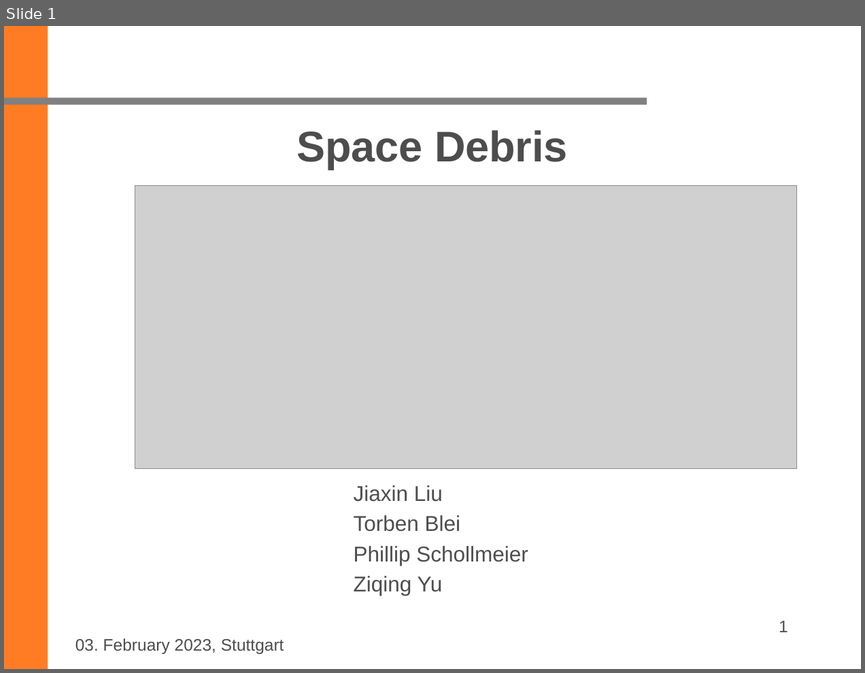
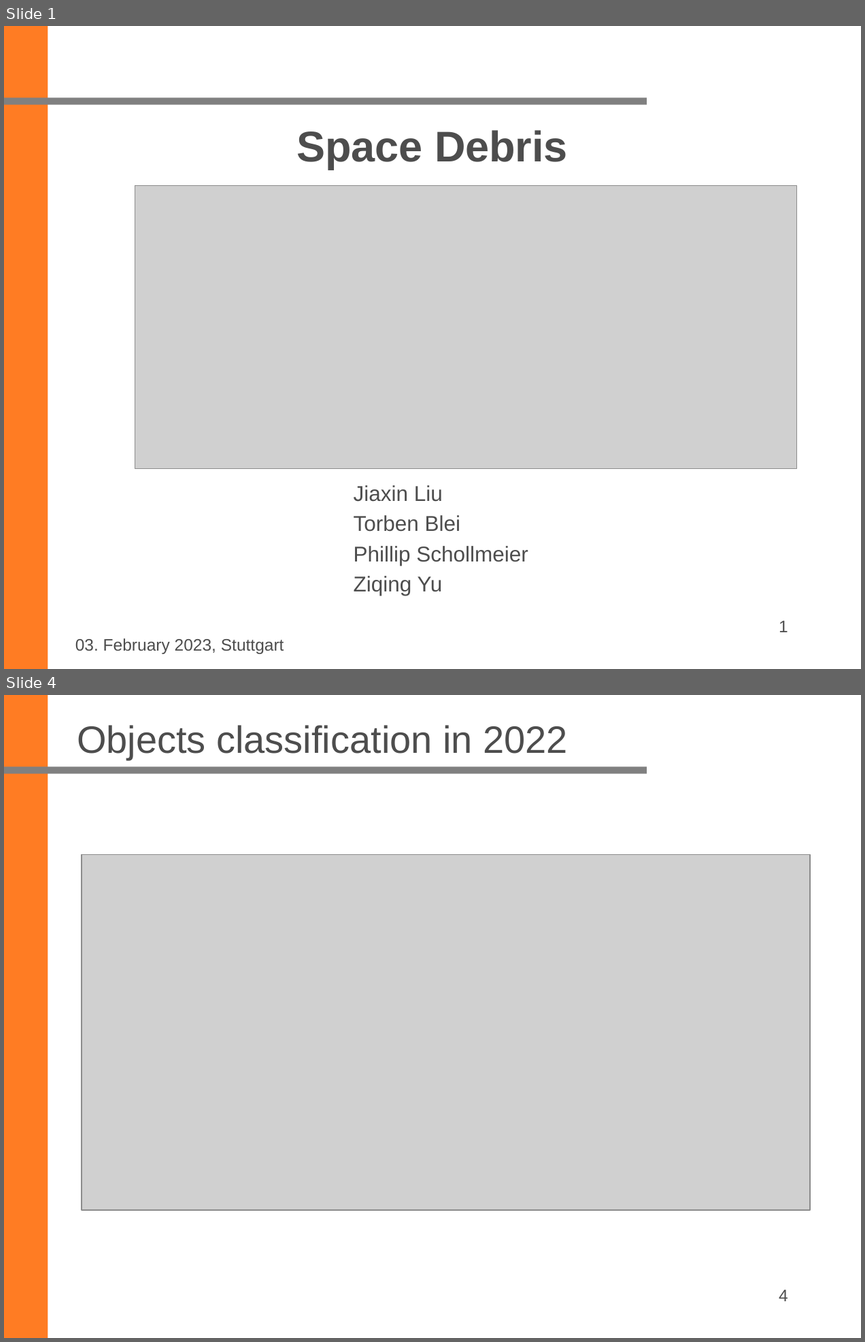
Before and after one commit to ziqing97/Seminar-Aktuelle-Geodaetische-Satelliten-missionen, a slide deck: Project_Space_Debris/Ordner_Yu/Folien/final/20230203_Final.pptx. Shown one above the other, each under a label of ours: slide 1 before the commit, slides 1 and 4 after it; the slides between them are not shown. The pictures are 865x673 and 865x1342 pixels, drawn with LibreOffice and Linux fonts; fonts in the diff are those of the drawing; grey boxes stand for pictures; background and template pictures are left out. Boxes give left, top, right and bottom in pixels: in the first picture for what was removed or moved away, otherwise in the second. Text is boxed around its words. In the diff, an @@ line names an element or a change of style, - is before the commit and + after.

Commit message:
update ppt and images

```diff
--- a/Project_Space_Debris/Ordner_Yu/Folien/final/20230203_Final.pptx
+++ b/Project_Space_Debris/Ordner_Yu/Folien/final/20230203_Final.pptx
@@ slide 4 added at (x1=4, y1=695, x2=861, y2=1338), background #FFFFFF; not listed: 2 template elements that a slide beside it also shows @@
@@ title added at (x1=77, y1=725, x2=568, y2=760), 32 pt, text #4D4D4D @@
+Objects classification in 2022
@@ picture added at (x1=82, y1=854, x2=810, y2=1210) @@
@@ page number added at (x1=779, y1=1289, x2=788, y2=1301), 14 pt, text #4D4D4D @@
+4
```
Also in this commit, not shown: 17 other slides added, 18 slides removed, 11 other files.
